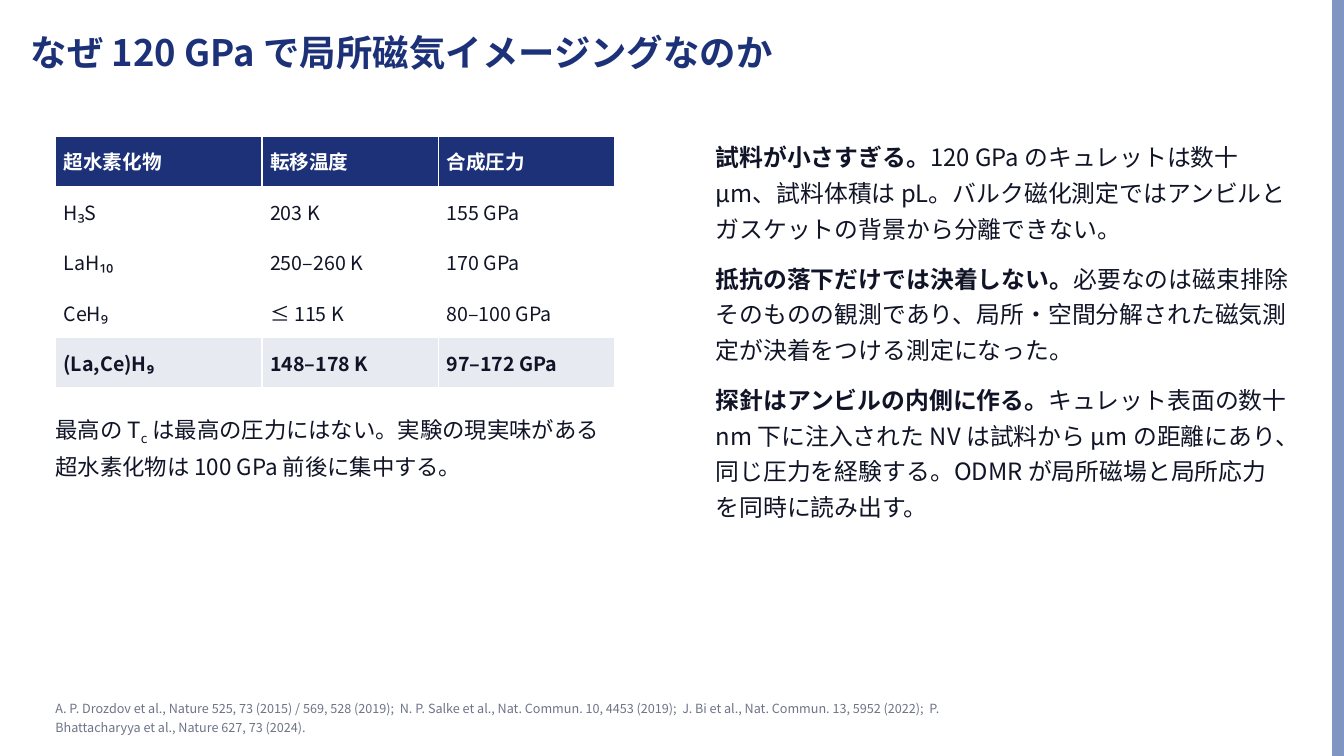
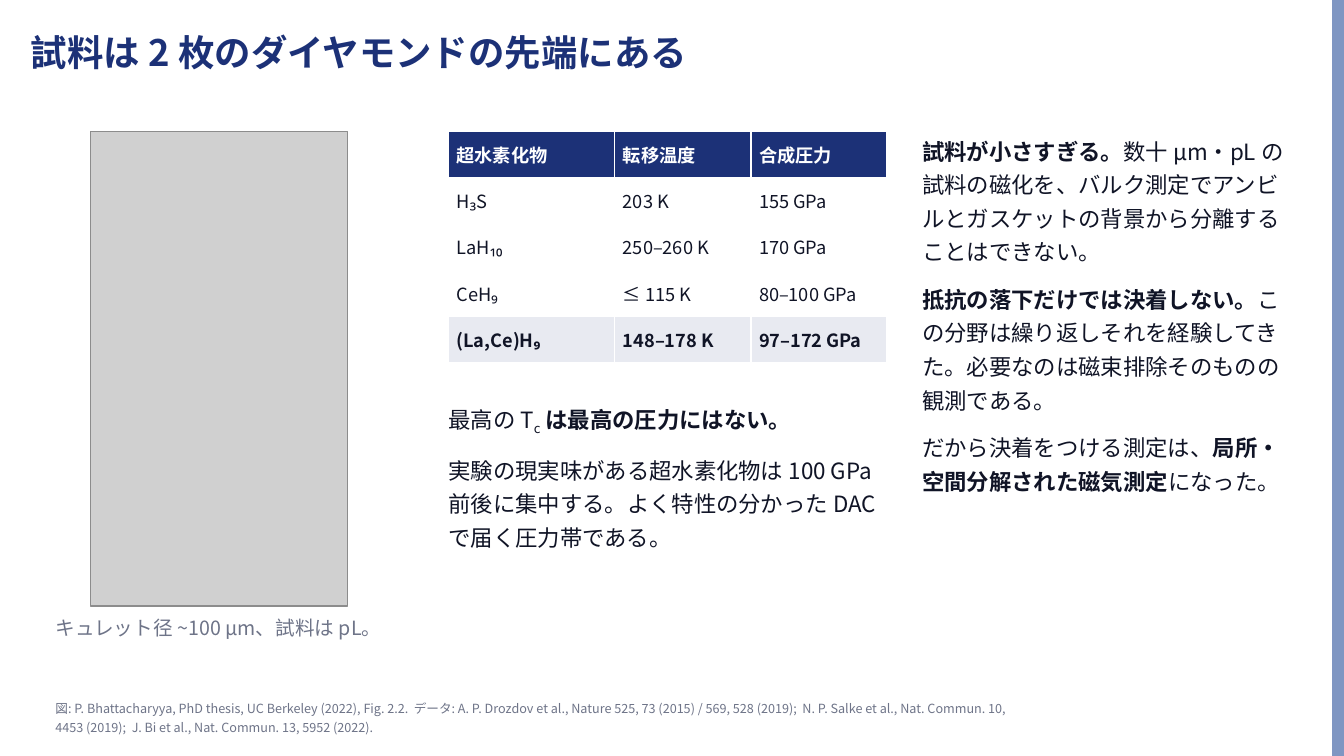
Before and after one commit to Risei412/ultra-high-pressure-ODMR, a slide deck: slide 2 of slides/odmr_474nm_talk.pptx. Drawn at 1344x756 pixels with LibreOffice and Linux fonts; fonts in the diff are those of the drawing; grey boxes stand for pictures; background and template pictures are left out. Boxes give left, top, right and bottom in pixels: in the first picture for what was removed or moved away, otherwise in the second. Text is boxed around its words. In the diff, an @@ line names an element or a change of style, - is before the commit and + after.

```diff
--- a/slides/odmr_474nm_talk.pptx
+++ b/slides/odmr_474nm_talk.pptx
@@ title at box(31, 34, 687, 70): text changed @@
-なぜ 120 GPa で局所磁気イメージングなのか
+試料は 2 枚のダイヤモンドの先端にある
@@ picture added at box(91, 131, 348, 606) @@
@@ table at box(449, 131, 887, 363) @@
@@ size 14 to 13 pt @@
@@ table: place and size @@
-table at box(55, 136, 615, 388)
+table at box(449, 131, 887, 363)
@@ text at box(922, 141, 1283, 493): text changed; size 17 to 16 pt @@
-試料が小さすぎる。120 GPa のキュレットは数十 µm、試料体積は pL。バルク磁化測定ではアンビルとガスケットの背景から分離できない。
-抵抗の落下だけでは決着しない。必要なのは磁束排除そのものの観測であり、局所・空間分解された磁気測定が決着をつける測定になった。
-探針はアンビルの内側に作る。キュレット表面の数十 nm 下に注入された NV は試料から µm の距離にあり、同じ圧力を経験する。ODMR が局所磁場と局所応力を同時に読み出す。
+試料が小さすぎる。数十 µm・pL の試料の磁化を、バルク測定でアンビルとガスケットの背景から分離することはできない。
+抵抗の落下だけでは決着しない。この分野は繰り返しそれを経験してきた。必要なのは磁束排除そのものの観測である。
+だから決着をつける測定は、局所・空間分解された磁気測定になった。
@@ text at box(449, 409, 876, 548): text changed @@
-最高の Tc は最高の圧力にはない。実験の現実味がある超水素化物は 100 GPa 前後に集中する。
+最高の Tc は最高の圧力にはない。
+実験の現実味がある超水素化物は 100 GPa 前後に集中する。よく特性の分かった DAC で届く圧力帯である。
@@ text added at box(55, 618, 381, 640), 14 pt, text #6E7488 @@
+キュレット径 ~100 µm、試料は pL。
@@ text at box(55, 702, 1005, 734): text changed @@
-A. P. Drozdov et al., Nature 525, 73 (2015) / 569, 528 (2019); N. P. Salke et al., Nat. Commun. 10, 4453 (2019); J. Bi et al., Nat. Commun. 13, 5952 (2022); P. Bhattacharyya et al., Nature 627, 73 (2024).
+図: P. Bhattacharyya, PhD thesis, UC Berkeley (2022), Fig. 2.2. データ: A. P. Drozdov et al., Nature 525, 73 (2015) / 569, 528 (2019); N. P. Salke et al., Nat. Commun. 10, 4453 (2019); J. Bi et al., Nat. Commun. 13, 5952 (2022).
```
Also in this commit, not shown: 1 other slide changed, 6 other files.
